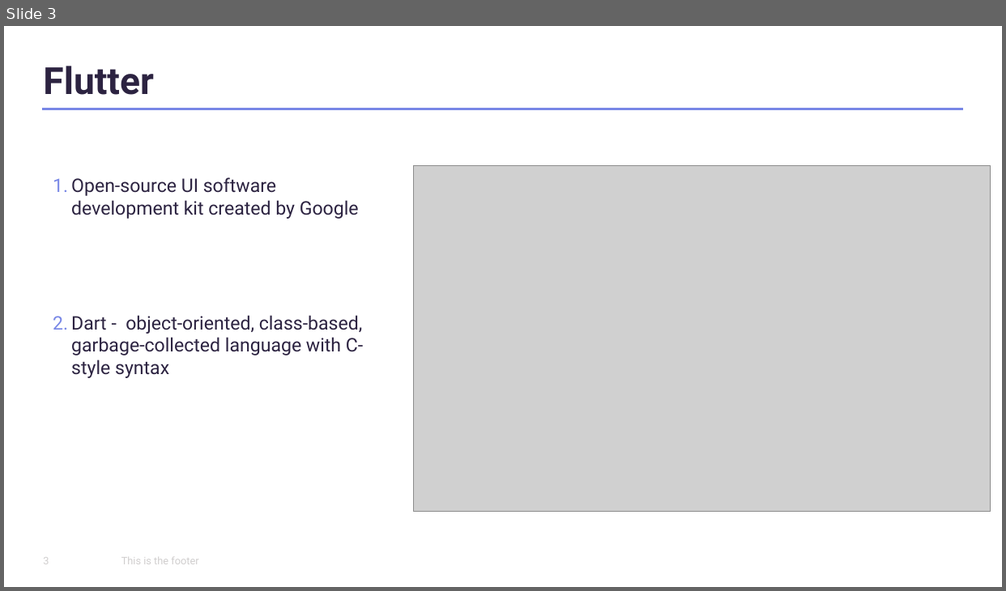
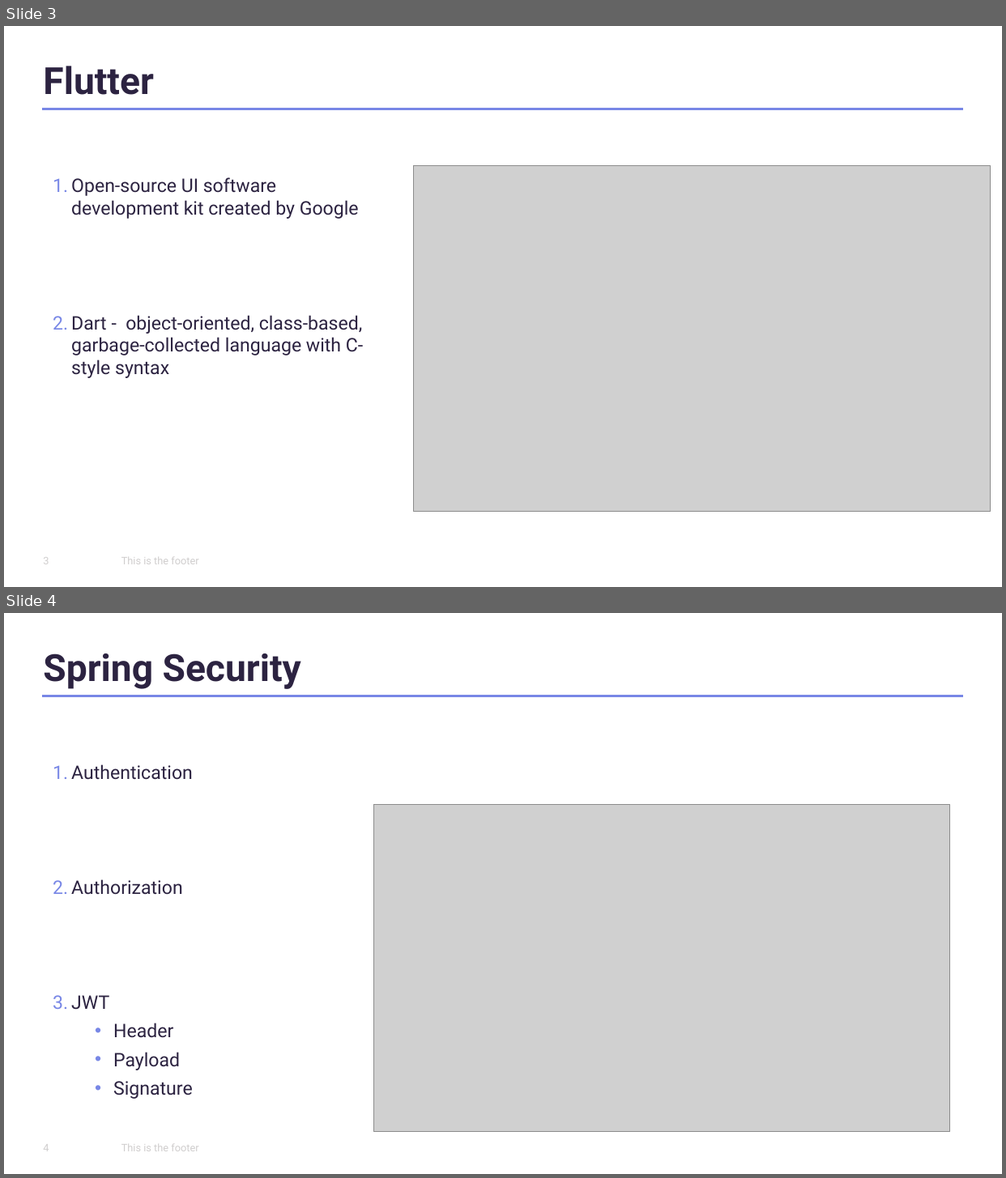
Before and after one commit to Jorixbg/FlutterSec, a slide deck: Presentation/flutter.pptx. Shown one above the other, each under a label of ours: slide 3 before the commit, slides 3 and 4 after it. The pictures are 1006x591 and 1006x1178 pixels, drawn with LibreOffice and Linux fonts; fonts in the diff are those of the drawing; grey boxes stand for pictures. Boxes give left, top, right and bottom in pixels: in the first picture for what was removed or moved away, otherwise in the second. Text is boxed around its words. In the diff, an @@ line names an element or a change of style, - is before the commit and + after.

```diff
--- a/Presentation/flutter.pptx
+++ b/Presentation/flutter.pptx
@@ slide 4 added at <box>4,613,1002,1174</box>, background #FFFFFF; not listed: 1 template element that a slide beside it also shows @@
@@ title added at <box>43,653,301,689</box>, 36 pt, text #2C2341, bold @@
+Spring Security
@@ text added at <box>71,764,193,1099</box>, 18 pt, text #2C2341 @@
+1. Authentication
+2. Authorization
+3. JWT
+  • Header
+  • Payload
+  • Signature
@@ picture added at <box>374,805,950,1131</box> @@
@@ page number added at <box>43,1144,49,1152</box>, 10 pt, text #D0CECE @@
+4
@@ text added at <box>121,1144,198,1152</box>, 10 pt, text #D0CECE @@
+This is the footer
```
Also in this commit, not shown: 1 slide changed, 3 other files.
